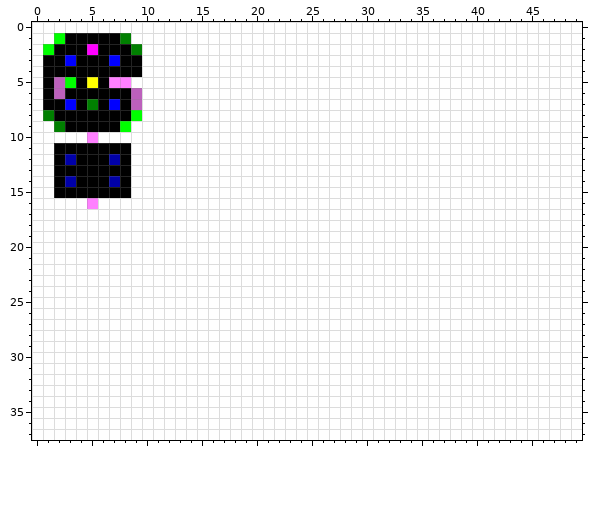
Two versions of one pixel-art sprite, res/map3.png. The first picture shows the starting point.
The file is 50x38 pixels.
And afterwards:
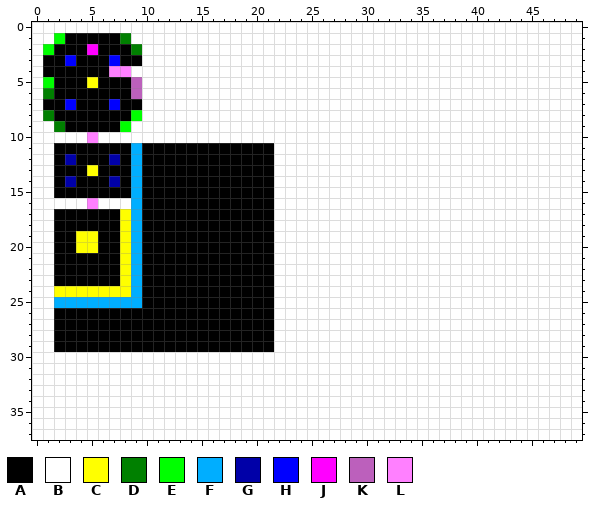
Palette (. is transparent): A #000000  B #ffffff  C #ffff00  D #008000  E #00ff00  F #00aeff  G #0000a8  H #0000ff  J #ff00ff  K #bc60bc  L #ff80ff
Difference:
{"y":4,"x":7,"old":"AAA","new":"LLB"}
{"y":5,"x":1,"old":"AKE","new":"EAA"}
{"y":5,"x":7,"old":"LLB","new":"AAK"}
{"y":6,"x":1,"old":"AK","new":"DA"}
{"y":7,"x":5,"old":"D","new":"A"}
{"y":7,"x":9,"old":"K","new":"A"}
{"y":11,"x":9,"old":"BBBBBBBBBBBBB","new":"FAAAAAAAAAAAA"}
{"y":12,"x":9,"old":"BBBBBBBBBBBBB","new":"FAAAAAAAAAAAA"}
{"y":13,"x":5,"old":"A","new":"C"}
{"y":13,"x":9,"old":"BBBBBBBBBBBBB","new":"FAAAAAAAAAAAA"}
{"y":14,"x":9,"old":"BBBBBBBBBBBBB","new":"FAAAAAAAAAAAA"}
{"y":15,"x":9,"old":"BBBBBBBBBBBBB","new":"FAAAAAAAAAAAA"}
{"y":16,"x":9,"old":"BBBBBBBBBBBBB","new":"FAAAAAAAAAAAA"}
{"y":17,"x":2,"old":"BBBBBBBBBBBBBBBBBBBB","new":"AAAAAACFAAAAAAAAAAAA"}
{"y":18,"x":2,"old":"BBBBBBBBBBBBBBBBBBBB","new":"AAAAAACFAAAAAAAAAAAA"}
{"y":19,"x":2,"old":"BBBBBBBBBBBBBBBBBBBB","new":"AACCAACFAAAAAAAAAAAA"}
{"y":20,"x":2,"old":"BBBBBBBBBBBBBBBBBBBB","new":"AACCAACFAAAAAAAAAAAA"}
{"y":21,"x":2,"old":"BBBBBBBBBBBBBBBBBBBB","new":"AAAAAACFAAAAAAAAAAAA"}
{"y":22,"x":2,"old":"BBBBBBBBBBBBBBBBBBBB","new":"AAAAAACFAAAAAAAAAAAA"}
{"y":23,"x":2,"old":"BBBBBBBBBBBBBBBBBBBB","new":"AAAAAACFAAAAAAAAAAAA"}
{"y":24,"x":2,"old":"BBBBBBBBBBBBBBBBBBBB","new":"CCCCCCCFAAAAAAAAAAAA"}
{"y":25,"x":2,"old":"BBBBBBBBBBBBBBBBBBBB","new":"FFFFFFFFAAAAAAAAAAAA"}
{"y":26,"x":2,"old":"BBBBBBBBBBBBBBBBBBBB","new":"AAAAAAAAAAAAAAAAAAAA"}
{"y":27,"x":2,"old":"BBBBBBBBBBBBBBBBBBBB","new":"AAAAAAAAAAAAAAAAAAAA"}
{"y":28,"x":2,"old":"BBBBBBBBBBBBBBBBBBBB","new":"AAAAAAAAAAAAAAAAAAAA"}
{"y":29,"x":2,"old":"BBBBBBBBBBBBBBBBBBBB","new":"AAAAAAAAAAAAAAAAAAAA"}
